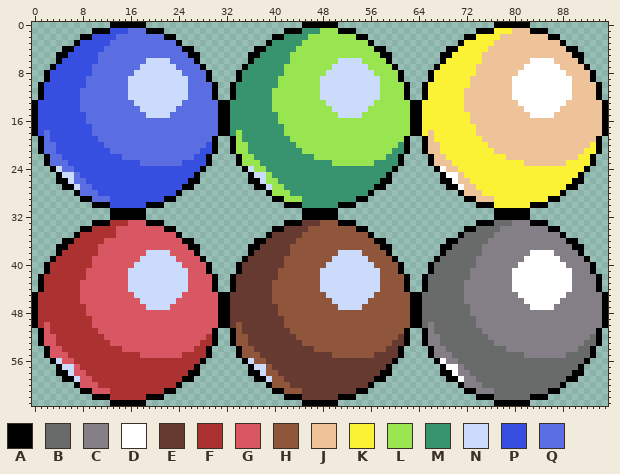
Sprite sheet, stored at target/debug/resources/ball_sheet2.png. The picture above was drawn from the file before the commit.
The file is 96x64 pixels.
Palette (. is transparent): A #000000  B #696a6a  C #847e87  D #ffffff  E #663931  F #ac3232  G #d95763  H #8f563b  J #eec39a  K #fbf236  L #99e550  M #37946e  N #cbdbfc  P #374fe0  Q #5b6ee1
New version:
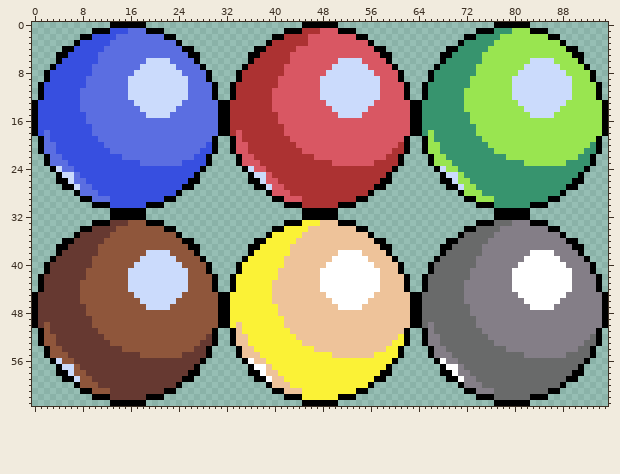
The commit says: Changed sheet to go in oder by the rows, not the columns
The edit:
{"colour":"E","old":"#663931","new":"#fbf236"}
{"colour":"F","old":"#ac3232","new":"#663931"}
{"colour":"G","old":"#d95763","new":"#8f563b"}
{"colour":"H","old":"#8f563b","new":"#eec39a"}
{"colour":"J","old":"#eec39a","new":"#99e550"}
{"colour":"K","old":"#fbf236","new":"#37946e"}
{"colour":"L","old":"#99e550","new":"#d95763"}
{"colour":"M","old":"#37946e","new":"#ac3232"}
{"y":3,"x":45,"old":"L","new":"M"}
{"y":6,"x":83,"old":"DDDD","new":"NNNN"}
{"y":7,"x":82,"old":"DDDDDD","new":"NNNNNN"}
{"y":8,"x":81,"old":"DDDDDDDD","new":"NNNNNNNN"}
{"y":9,"x":80,"old":"DDDDDDDDDD","new":"NNNNNNNNNN"}
{"y":10,"x":80,"old":"DDDDDDDDDD","new":"NNNNNNNNNN"}
{"y":11,"x":80,"old":"DDDDDDDDDD","new":"NNNNNNNNNN"}
{"y":12,"x":80,"old":"DDDDDDDDDD","new":"NNNNNNNNNN"}
{"y":13,"x":81,"old":"DDDDDDDD","new":"NNNNNNNN"}
{"y":14,"x":82,"old":"DDDDDD","new":"NNNNNN"}
{"y":15,"x":83,"old":"DDDD","new":"NNNN"}
{"y":24,"x":68,"old":"D","new":"N"}
{"y":25,"x":69,"old":"DD","new":"NN"}
{"y":26,"x":70,"old":"D","new":"N"}
{"y":27,"x":71,"old":"D","new":"N"}
{"y":35,"x":13,"old":"F","new":"G"}
{"y":38,"x":51,"old":"NNNN","new":"DDDD"}
{"y":39,"x":50,"old":"NNNNNN","new":"DDDDDD"}
{"y":40,"x":49,"old":"NNNNNNNN","new":"DDDDDDDD"}
{"y":41,"x":48,"old":"NNNNNNNNNN","new":"DDDDDDDDDD"}
{"y":42,"x":48,"old":"NNNNNNNNNN","new":"DDDDDDDDDD"}
{"y":43,"x":48,"old":"NNNNNNNNNN","new":"DDDDDDDDDD"}
{"y":44,"x":48,"old":"NNNNNNNNNN","new":"DDDDDDDDDD"}
{"y":45,"x":49,"old":"NNNNNNNN","new":"DDDDDDDD"}
{"y":46,"x":50,"old":"NNNNNN","new":"DDDDDD"}
{"y":47,"x":51,"old":"NNNN","new":"DDDD"}
{"y":56,"x":36,"old":"N","new":"D"}
{"y":57,"x":37,"old":"NN","new":"DD"}
{"y":58,"x":38,"old":"N","new":"D"}
{"y":59,"x":39,"old":"N","new":"D"}
{"label":"changed","picture_box":[38,28,602,400]}
